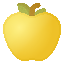
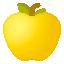
The second 64px x 64px image is a revision of the first. Changes to its layers:
showed group "golden apple" (7 layers) over [3, 3, 61, 61]
moved "golden_apple.png" into group "golden apple", painted on it over [3, 3, 61, 61]
showed "apple.png", moved it into group "golden apple", painted on it over [3, 3, 61, 61]
